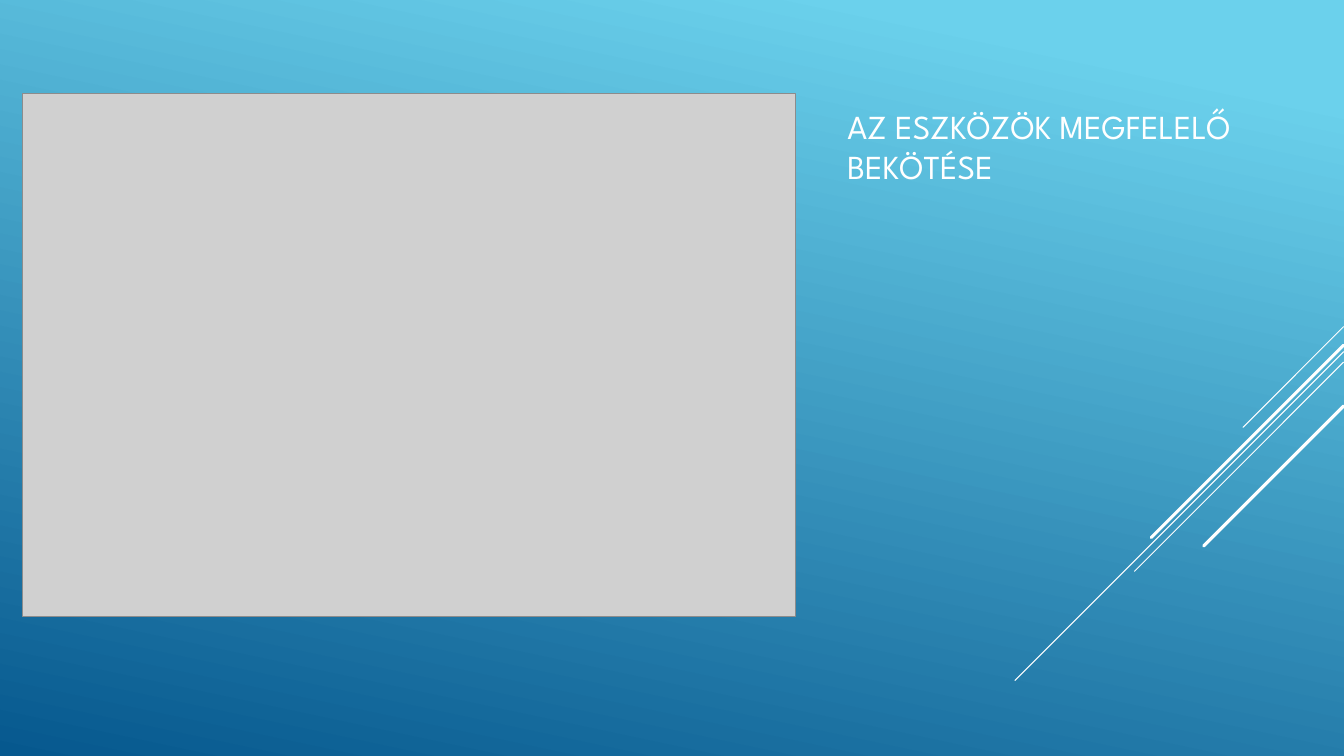
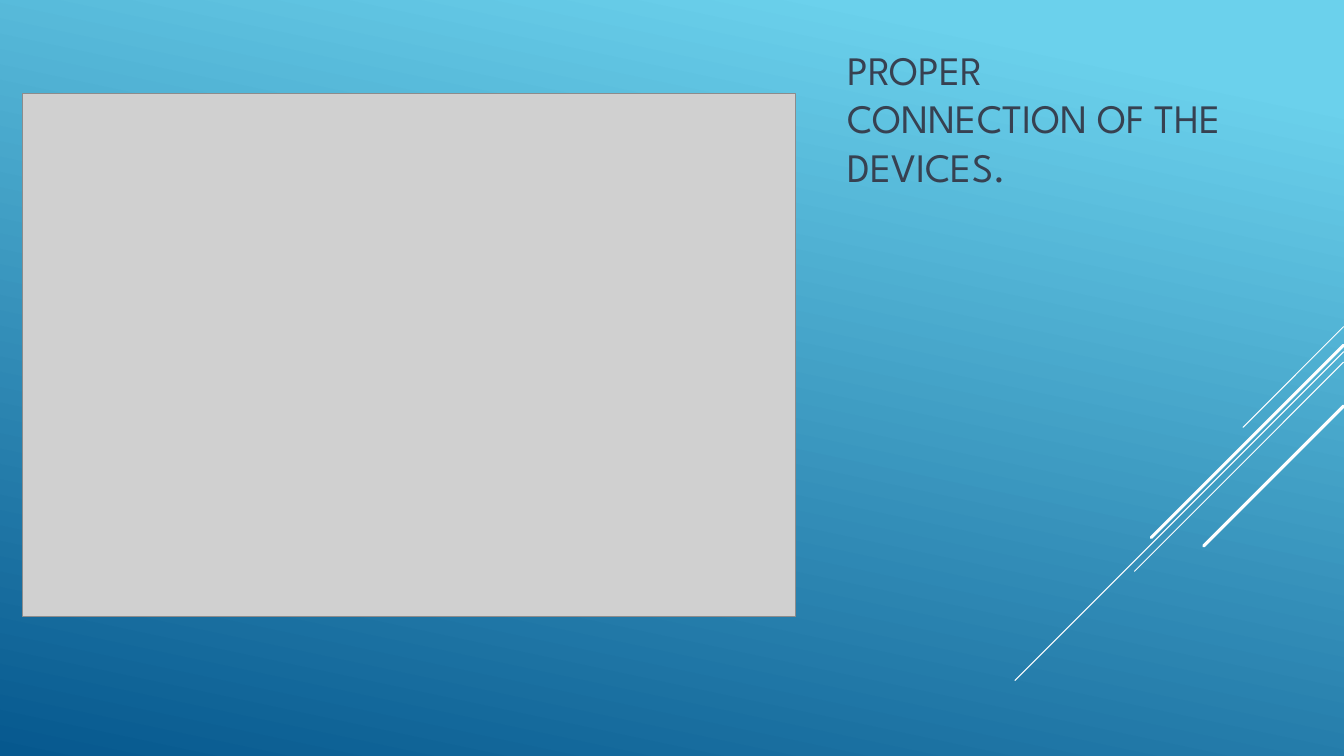
Before and after one commit to halasznoel/IKTp, a slide deck: slide 3 of Projekt/IKT Projekt - 2023.pptx. Drawn at 1344x756 pixels with LibreOffice and Linux fonts; fonts in the diff are those of the drawing; grey boxes stand for pictures. Boxes give left, top, right and bottom in pixels: in the first picture for what was removed or moved away, otherwise in the second. Text is boxed around its words. In the diff, an @@ line names an element or a change of style, - is before the commit and + after.

```diff
--- a/Projekt/IKT Projekt - 2023.pptx
+++ b/Projekt/IKT Projekt - 2023.pptx
@@ title at [847,58,1221,183]: text changed; size 24 to 28.8 pt; text colour #FFFFFF to #374151 @@
-AZ ESZKÖZÖK MEGFELELŐ BEKÖTÉSE
+PROPER CONNECTION OF THE DEVICES.
```
Also in this commit, not shown: 5 other slides changed, 10 other files.
